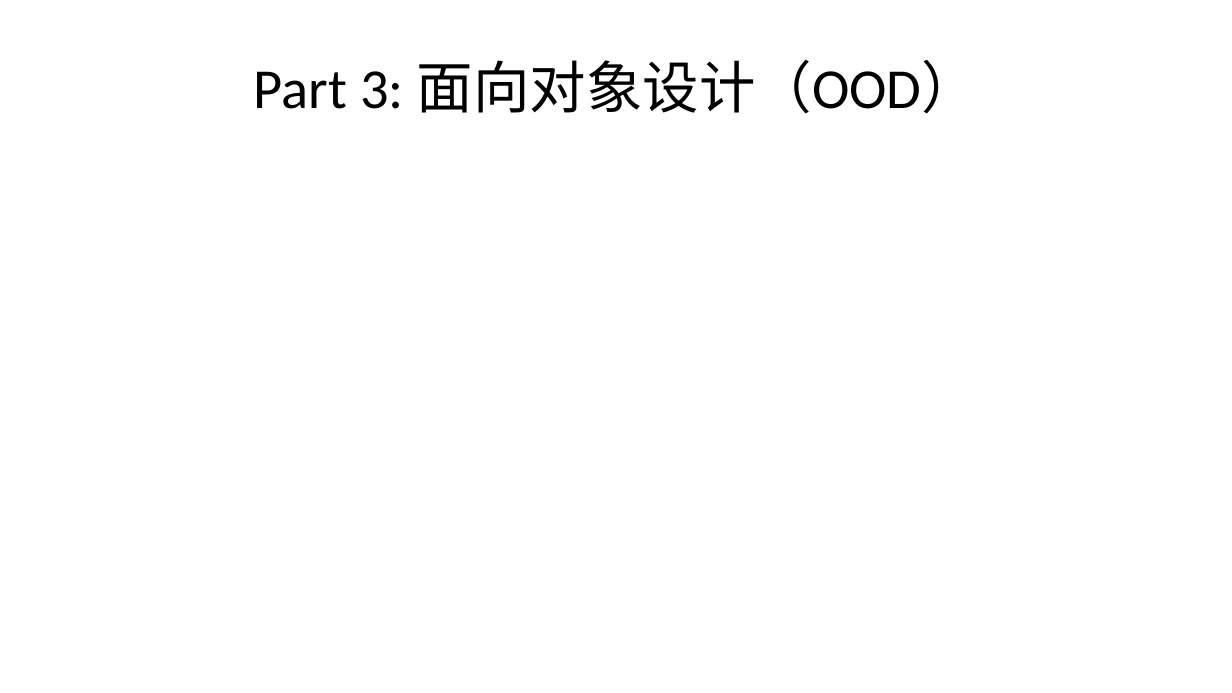
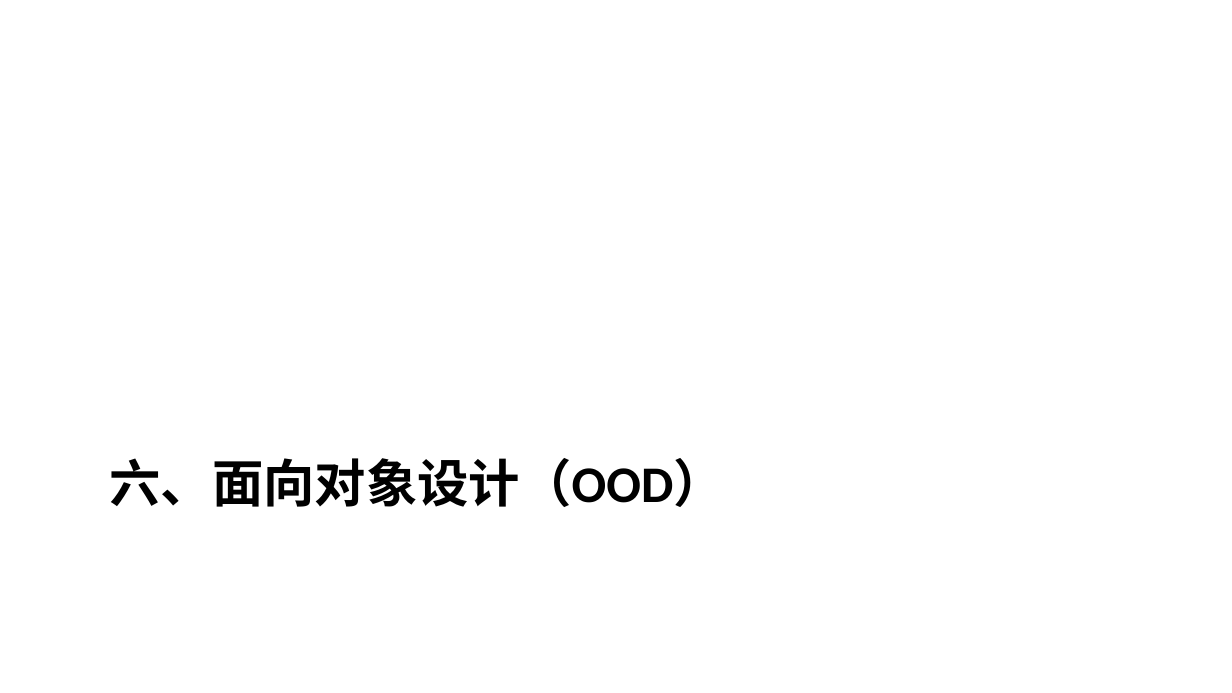
Before and after one commit to yinglichina8848/sqlrustgo-public, a slide deck: slide 39 of docs/教学计划/PPT/第3讲-面向对象分析设计与实现.pptx (slide 13 before the commit). Drawn at 1232x693 pixels with LibreOffice and Linux fonts; fonts in the diff are those of the drawing. Boxes give left, top, right and bottom in pixels: in the first picture for what was removed or moved away, otherwise in the second. Text is boxed around its words. In the diff, an @@ line names an element or a change of style, - is before the commit and + after.

```diff
--- a/docs/教学计划/PPT/第3讲-面向对象分析设计与实现.pptx
+++ b/docs/教学计划/PPT/第3讲-面向对象分析设计与实现.pptx
@@ title "六、面向对象设计（OOD）" at [110, 458, 725, 507]: vertical alignment middle to top @@
@@ title at [110, 458, 725, 507]: text changed; size 33 to 30 pt; bold on @@
-Part 3: 面向对象设计（OOD）
+六、面向对象设计（OOD）
```
Also in this commit, not shown: 17 other slides changed, 34 slides added, 13 slides removed.
